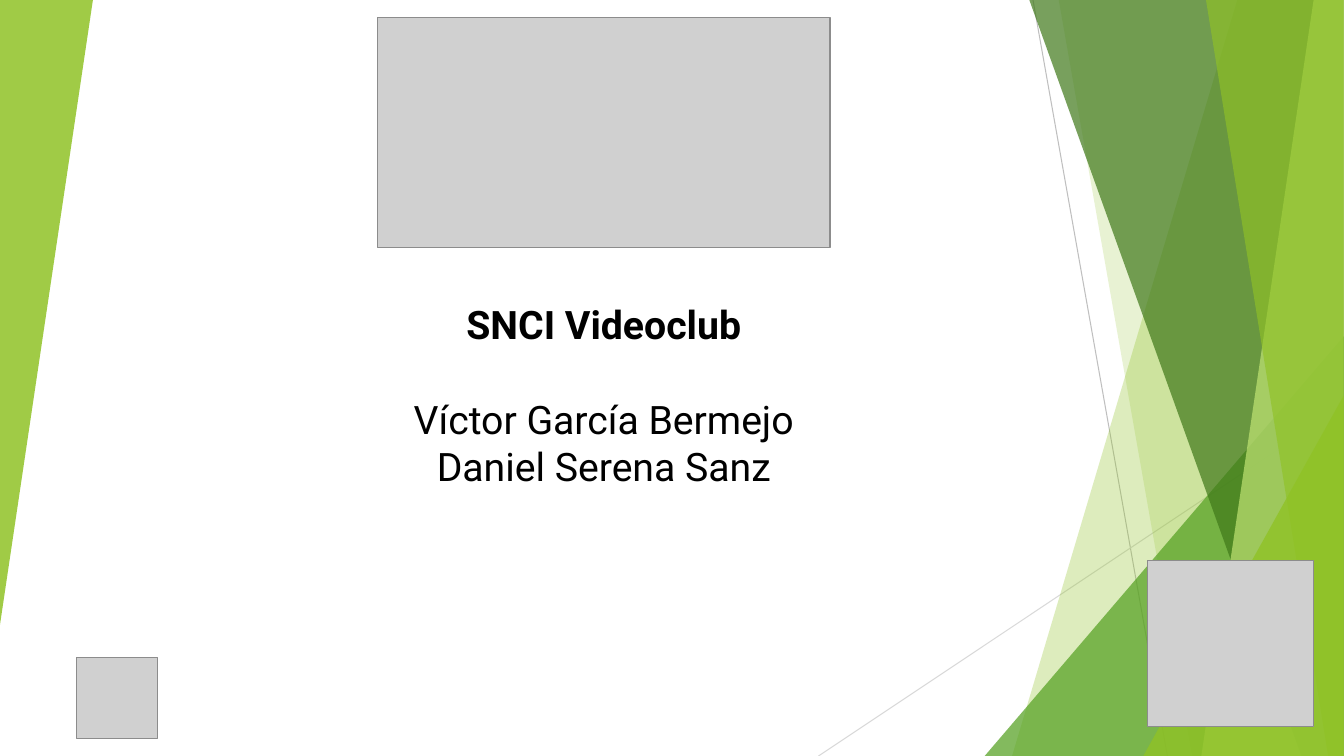
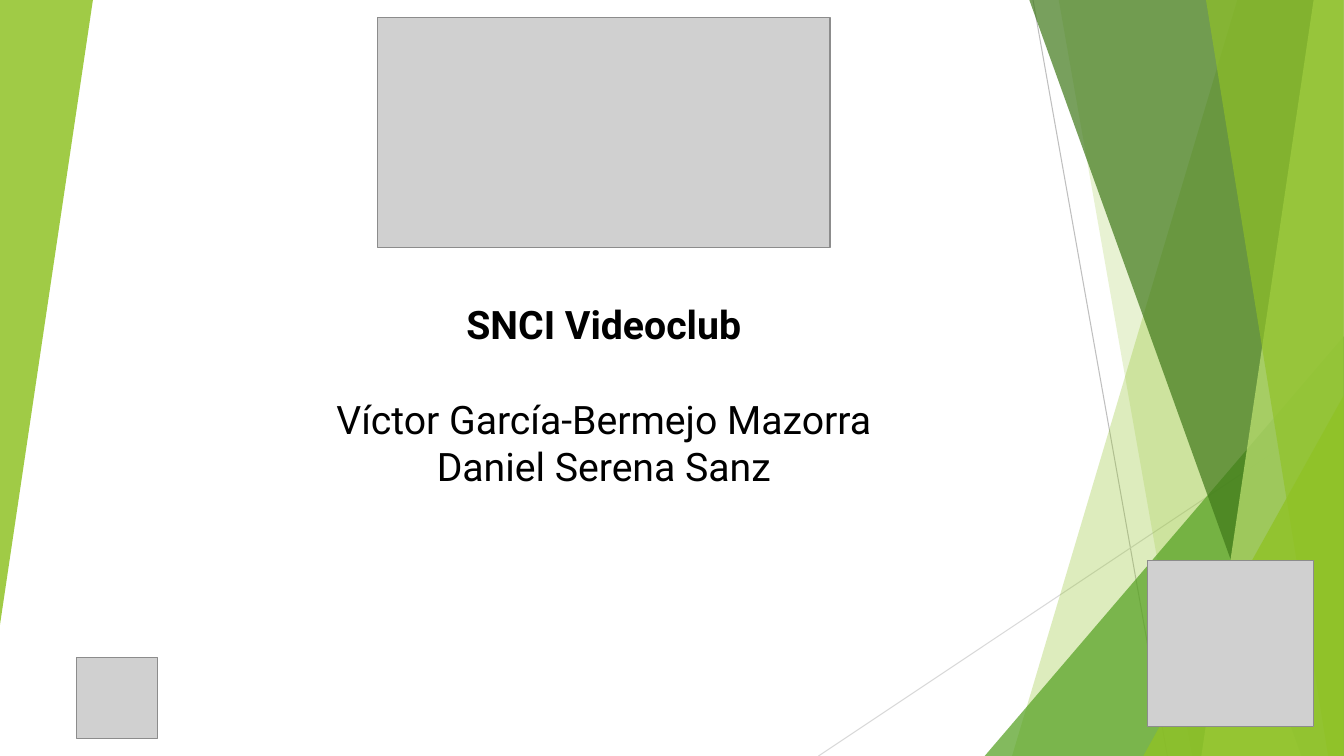
Before and after one commit to danielss24/SNCI_VUE, a slide deck: slide 1 of presentacion.pptx. Drawn at 1344x756 pixels with LibreOffice and Linux fonts; fonts in the diff are those of the drawing; grey boxes stand for pictures. Boxes give left, top, right and bottom in pixels: in the first picture for what was removed or moved away, otherwise in the second. Text is boxed around its words. In the diff, an @@ line names an element or a change of style, - is before the commit and + after.

```diff
--- a/presentacion.pptx
+++ b/presentacion.pptx
@@ text at (336, 404, 871, 443): text changed @@
-Víctor García Bermejo
+Víctor García-Bermejo Mazorra
```
Also in this commit, not shown: 2 other slides changed, 2 slides added, 2 slides removed, 1 other file.
